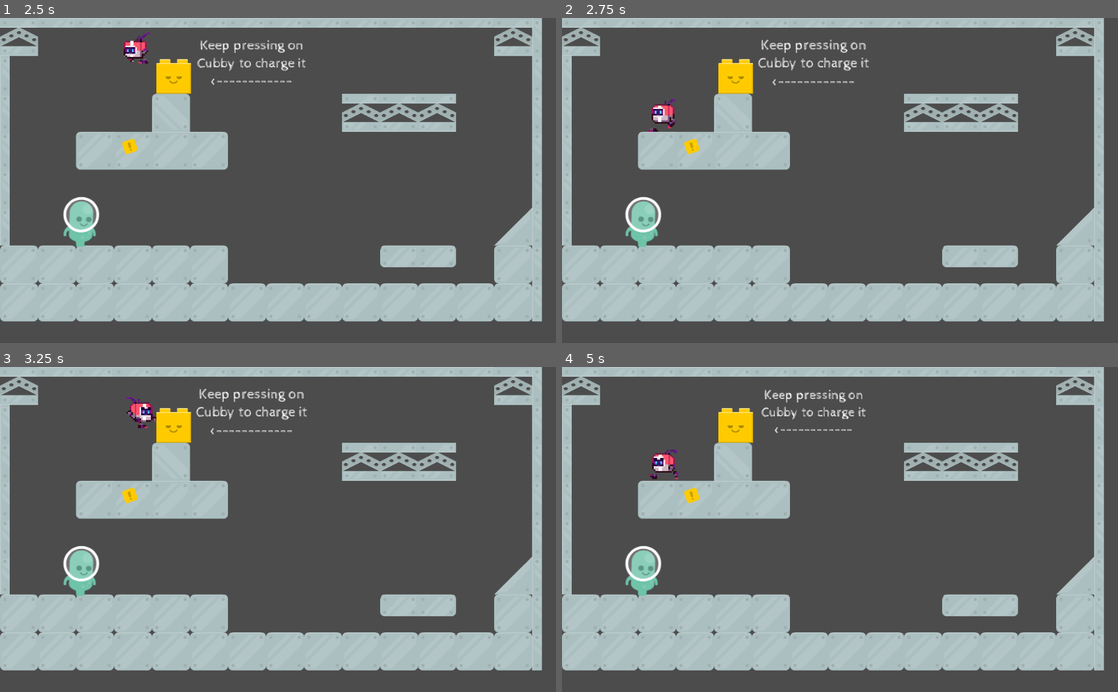
Above: before the commit, frames 1-4 (two rows, left to right).
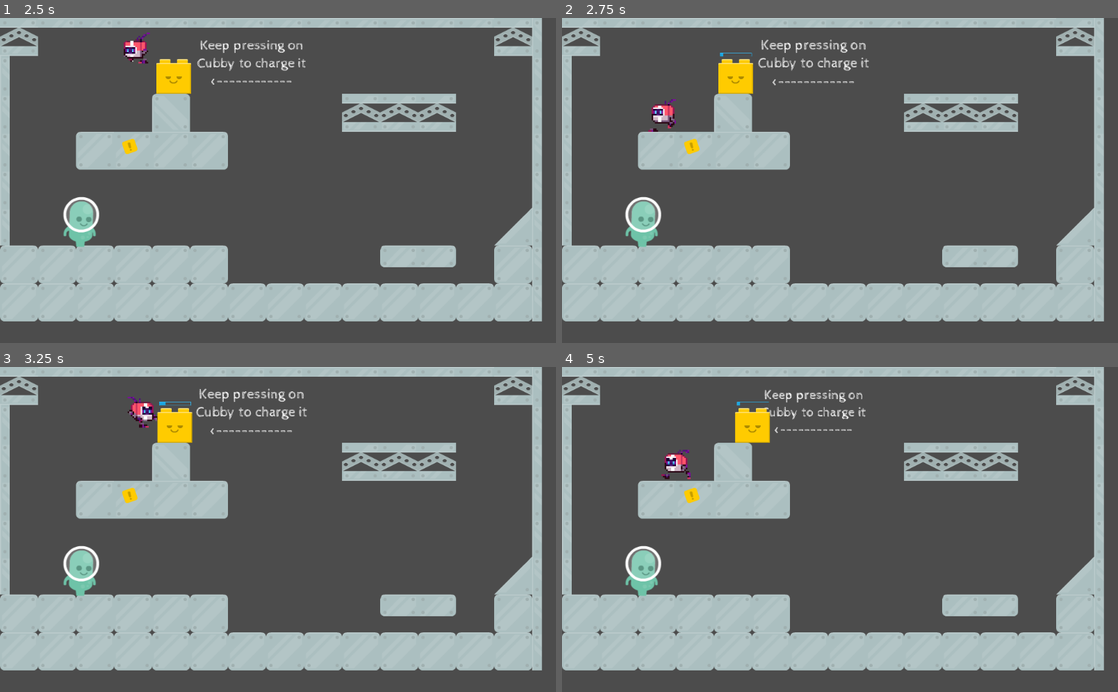
Above: after the commit, the same moments.

Repository: jjramos-dev/Brackeys2020-4
Game: Godot game, scene res://Puppets/Puppet1/Puppet1TestJuanjo.tscn
Two runs of this game, one before a commit and one after it. Both use one fixed random seed, a clock stepped at 60 frames per second and the inputs below. This scene is started directly instead of the project's main scene.
Inputs (mouse positions are in pixels of both pictures, inside the frame that each line leads up to):
- Up to frame 1 (2.5 s): move the mouse to (172, 76) at 0.52 s; hold S (rewind) 0.53-1.28 s; hold Right (right) 0.53-2.03 s; click (172, 76) at 0.67 s; tap Space (jump) at 0.77, 1.52 s; move the mouse to (72, 222) at 1.27 s; tap S (rewind) at 1.35 s; click (72, 222) at 1.42 s; move the mouse to (333, 109) at 2.02 s; hold Left (left) from 2.03 s (still down); hold S (rewind) from 2.03 s (still down); click (333, 109) at 2.17 s
- Up to frame 2 (2.75 s): keep holding Left (left); keep holding S (rewind)
- Up to frame 3 (3.25 s): move the mouse to (250, 594) at 2.77 s; release Left (left) at 2.78 s; release S (rewind) at 2.78 s; hold Right (right) from 2.78 s (still down); tap S (rewind) at 2.85 s; click (250, 594) at 2.92 s; tap Space (jump) at 3.02 s
- Up to frame 4 (5 s): move the mouse to (1006, 578) at 3.52 s; hold S (rewind) 3.53-4.28 s; click (1006, 578) at 3.67 s; tap Space (jump) at 3.77, 4.52 s; move the mouse to (673, 480) at 4.27 s; release Right (right) at 4.28 s; hold Left (left) from 4.28 s (still down); tap S (rewind) at 4.35 s; click (673, 480) at 4.42 s

Frame 1 is identical in both runs. In frame 2, less than 0.1% of the frame differs, in the area x 28-35%, y 10-12%; in frame 3, 0.4%; in frame 4, 1.2%, in the area x 15-38%, y 10-35%.

Commit message:
Recharging dynamic, implemented

Diff:
--- a/Game/Player/player.gd
+++ b/Game/Player/player.gd
@@ -2,6 +2,7 @@
 class_name Player
 
 var rewinding=false
+var rewind_toy=null
 
 var velocity := Vector2.ZERO
 var speed := 250
@@ -37,13 +38,20 @@
 		velocity.x = 0
 		$AnimationPlayer.play("idle")
 
-	if Input.is_action_pressed("rewind"):
-		rewinding=true
-	else:
-		rewinding=false
+	if rewind_toy!=null:
+		if Input.is_action_pressed("rewind"):
+			rewind_toy.set_recharging(true)
+		else:
+			rewind_toy.set_recharging(false)
 
 	if Input.is_action_just_pressed("jump"):
 		velocity.y = -jump_force
 		#$AnimationPlayer.play("jump")
 
 	velocity = move_and_slide(velocity,Vector2.UP)
+
+func is_rewinding():
+	return rewinding
+
+func set_rewind_toy(toy_):
+	rewind_toy=toy_
--- a/Game/Puppets/Puppet1/Puppet1.gd
+++ b/Game/Puppets/Puppet1/Puppet1.gd
@@ -7,12 +7,12 @@
 
 func _physics_process(delta):
 
-	if recharging:
-		state=STATE.RECHARGING
-	elif energy>0:
-		state=STATE.DISCHARGING
-	else:
-		state=STATE.IDLE
+#	if recharging:
+#		state=STATE.RECHARGING
+#	elif energy>0:
+#		state=STATE.DISCHARGING
+#	else:
+#		state=STATE.IDLE
 
 	match state:
 		STATE.IDLE:
--- a/Game/Puppets/PuppetGeneric/Puppet.gd
+++ b/Game/Puppets/PuppetGeneric/Puppet.gd
@@ -28,7 +28,7 @@
 
 func _physics_process(delta):
 
-	if recharging:
+	if state==STATE.RECHARGING:
 		recharge(delta*recharge_rate)
 
 	else:
@@ -85,8 +85,10 @@
 	if isTouchable:
 		if event is InputEventMouseButton:
 			if event.pressed:
+				state=STATE.RECHARGING
 				recharging=true   # we need this boolean because it is not a sate compatible with the others... it's an external state.
 			elif not event.pressed:
+				state=STATE.DISCHARGING
 				recharging=false
 
 
@@ -94,15 +96,34 @@
 func _on_Rewinder_body_entered(body):
 	if state==STATE.IDLE or state==STATE.RECHARGING:
 		if body.is_in_group("rewinder"):
-			# Does the variable "charging" exist?
-			if "rewinding" in body:
-				if body.rewinding:
-					state=STATE.RECHARGING
-				else:
-					state=STATE.DISCHARGING
+			if body.has_method("set_rewind_toy"):
+				body.set_rewind_toy(self)
+
+#			# Does the variable "charging" exist?
+#			if body.has_method("is_rewinding"):
+#				if body.is_rewinding():
+#					state=STATE.RECHARGING
+#				else:
+#					state=STATE.DISCHARGING
 
 
 func _on_Rewinder_body_exited(body):
 	if body.is_in_group("rewinder"):
-		if "rewinding" in body:
+		if body.has_method("set_rewind_toy"):
+			body.set_rewind_toy(null)
+
+#		if body.has_method("is_rewinding"):
+#			if energy>0:
+#				state=STATE.DISCHARGING
+#			else:
+#				state=STATE.IDLE
+
+func set_recharging(recharge_):
+	if recharge_:
+		if state!=STATE.DISCHARGING:
+			state=STATE.RECHARGING
+	else:
+		if energy>0:
 			state=STATE.DISCHARGING
+		else:
+			state=STATE.IDLE
--- a/Game/project.godot
+++ b/Game/project.godot
@@ -56,12 +56,12 @@
 "deadzone": 0.5,
 "events": [ Object(InputEventKey,"resource_local_to_scene":false,"resource_name":"","device":0,"alt":false,"shift":false,"control":false,"meta":false,"command":false,"pressed":false,"scancode":32,"unicode":0,"echo":false,"script":null)
 , Object(InputEventJoypadButton,"resource_local_to_scene":false,"resource_name":"","device":0,"button_index":0,"pressure":0.0,"pressed":false,"script":null)
+, Object(InputEventKey,"resource_local_to_scene":false,"resource_name":"","device":0,"alt":false,"shift":false,"control":false,"meta":false,"command":false,"pressed":false,"scancode":87,"unicode":0,"echo":false,"script":null)
  ]
 }
 rewind={
 "deadzone": 0.5,
-"events": [ Object(InputEventKey,"resource_local_to_scene":false,"resource_name":"","device":0,"alt":false,"shift":false,"control":false,"meta":false,"command":false,"pressed":false,"scancode":69,"unicode":0,"echo":false,"script":null)
-, Object(InputEventKey,"resource_local_to_scene":false,"resource_name":"","device":0,"alt":false,"shift":false,"control":false,"meta":false,"command":false,"pressed":false,"scancode":83,"unicode":0,"echo":false,"script":null)
+"events": [ Object(InputEventKey,"resource_local_to_scene":false,"resource_name":"","device":0,"alt":false,"shift":false,"control":false,"meta":false,"command":false,"pressed":false,"scancode":83,"unicode":0,"echo":false,"script":null)
  ]
 }
 
